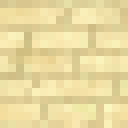
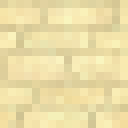
Layer changes from the first (128, 128) image to the second:
removed layer "Layer 5 copy 2" (was 91%) over [0, 0, 128, 128]
removed layer "Layer 7" (was 40%) over [0, 0, 128, 128]
removed layer "Layer 5" (was 9%) over [0, 0, 128, 128]
added layer "Layer 11" (soft light, 65%) above "Layer 12" over [0, 0, 128, 128]
added layer "Green" (40%) above "Lines" over [16, 8, 128, 128]
added layer "Lines" (darker color, 51%) above "Oranges" over [0, 0, 128, 128]
added layer "Oranges" (35%) above "Shades" over [0, 8, 128, 128]
added layer "Shades" (38%) above "Layer 6" over [0, 8, 128, 128]
added layer "Layer 13" above "BaseColor" over [0, 0, 112, 128]
added layer "BaseColor" above "Layer 8" over [0, 0, 128, 128]
painted on "Layer 8" over [56, 8, 72, 16]
